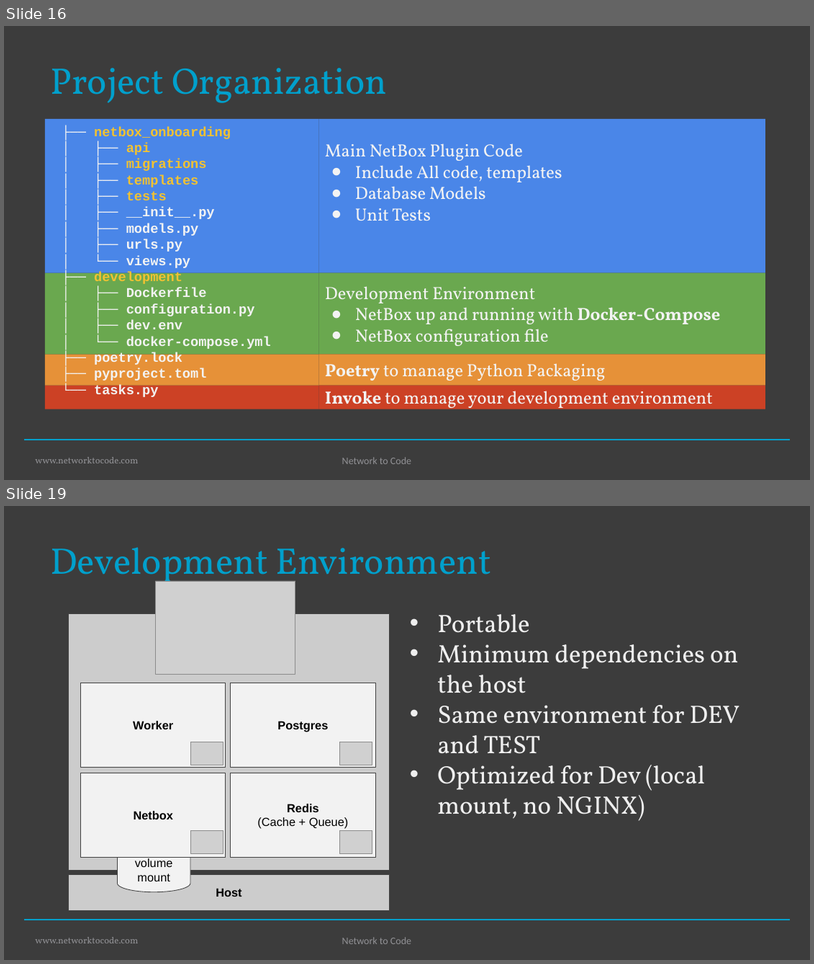
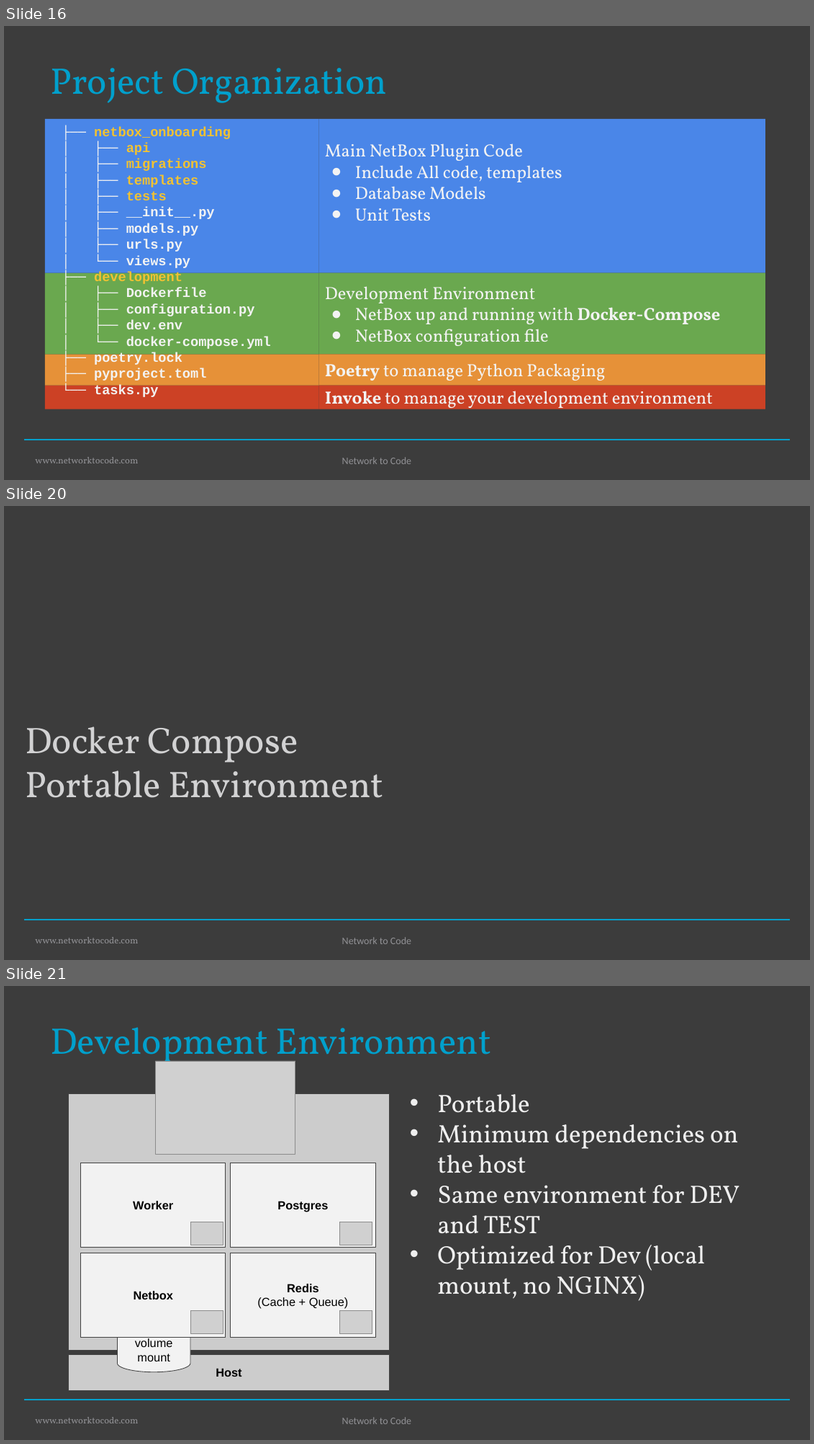
Before and after one commit to networktocode/netbox_day_2020, a slide deck: NetBox Plugins Development_Damien Garros.pptx. Shown one above the other, each under a label of ours: slides 16 and 19 before the commit, slides 16, 20 and 21 after it; the slides between them are not shown. The pictures are 814x964 and 814x1444 pixels, drawn with LibreOffice and Linux fonts; fonts in the diff are those of the drawing; grey boxes stand for pictures; background and template pictures are left out. Boxes give left, top, right and bottom in pixels: in the first picture for what was removed or moved away, otherwise in the second. Text is boxed around its words. In the diff, an @@ line names an element or a change of style, - is before the commit and + after.

```diff
--- a/NetBox Plugins Development_Damien Garros.pptx
+++ b/NetBox Plugins Development_Damien Garros.pptx
@@ slide 20 added at <box>4,506,810,960</box>, background #3C3C3C; not listed: 3 template elements that a slide beside it also shows @@
@@ title added at <box>25,726,384,798</box>, 44 pt, text #D2D2D3 @@
+Docker Compose
+Portable Environment
@@ what was slide 19 is now slide 21 @@
```
Also in this commit, not shown: 4 slides changed, 4 other slides added.
